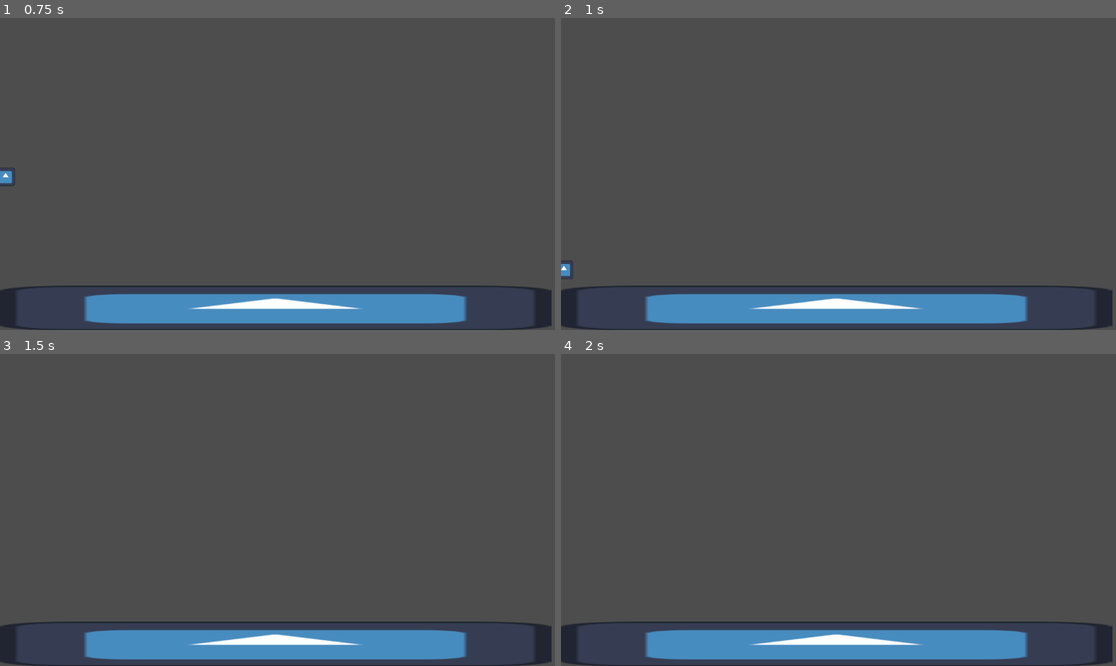
Above: before the commit, frames 1-4 (two rows, left to right).
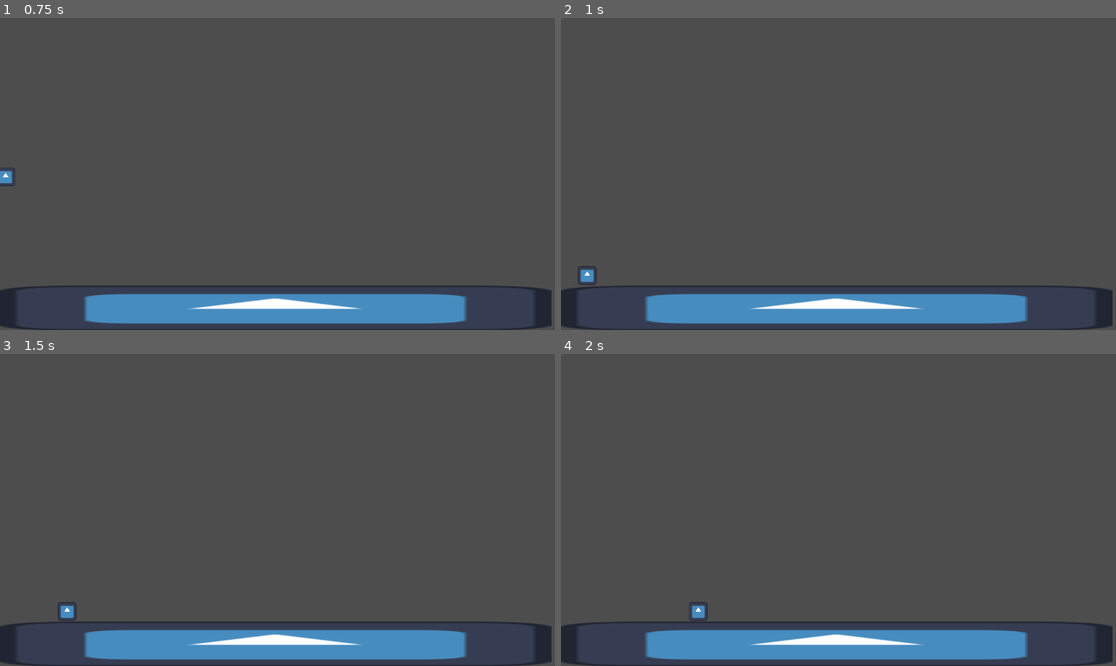
Above: after the commit, the same moments.

Repository: ninjabou/atljam-2024
Game: Godot game, scene res://root.tscn
Two runs of this game, one before a commit and one after it. Both use one fixed random seed, a clock stepped at 60 frames per second and the inputs below. The engine's default icon, where the game draws it, is replaced by a stand-in: a white triangle on a blue panel in a dark square.
Inputs:
- Up to frame 1 (0.75 s): hold Right (action_right) from 0.53 s (still down)
- Up to frame 2 (1 s): keep holding Right (action_right); tap Z (action_jump) at 0.77 s
- Up to frame 3 (1.5 s): keep holding Right (action_right)
- Up to frame 4 (2 s): keep holding Right (action_right); tap Z (action_jump) at 1.52 s

Frame 1 is identical in both runs. In frame 2, 0.2% of the frame differs, in the area x 0-7%, y 77-86%; in frame 3, 0.1%; in frame 4, 0.1%.

Commit message:
fix kick hitbox detection

Diff:
--- a/scenes/player/player.tscn
+++ b/scenes/player/player.tscn
@@ -63,6 +63,34 @@
 "values": [false]
 }
 
+[sub_resource type="Animation" id="Animation_5f1ld"]
+resource_name = "kick_down"
+length = 0.4
+tracks/0/type = "value"
+tracks/0/imported = false
+tracks/0/enabled = true
+tracks/0/path = NodePath(".:kicking")
+tracks/0/interp = 1
+tracks/0/loop_wrap = true
+tracks/0/keys = {
+"times": PackedFloat32Array(0, 0.4),
+"transitions": PackedFloat32Array(1, 1),
+"update": 1,
+"values": [1, 3]
+}
+tracks/1/type = "value"
+tracks/1/imported = false
+tracks/1/enabled = true
+tracks/1/path = NodePath("KickDown:monitoring")
+tracks/1/interp = 1
+tracks/1/loop_wrap = true
+tracks/1/keys = {
+"times": PackedFloat32Array(0, 0.4),
+"transitions": PackedFloat32Array(1, 1),
+"update": 1,
+"values": [true, false]
+}
+
 [sub_resource type="Animation" id="Animation_1u2em"]
 resource_name = "kick_left"
 length = 0.4
@@ -119,34 +147,6 @@
 "values": [2, 3]
 }
 
-[sub_resource type="Animation" id="Animation_5f1ld"]
-resource_name = "kick_down"
-length = 0.4
-tracks/0/type = "value"
-tracks/0/imported = false
-tracks/0/enabled = true
-tracks/0/path = NodePath(".:kicking")
-tracks/0/interp = 1
-tracks/0/loop_wrap = true
-tracks/0/keys = {
-"times": PackedFloat32Array(0, 0.4),
-"transitions": PackedFloat32Array(1, 1),
-"update": 1,
-"values": [1, 3]
-}
-tracks/1/type = "value"
-tracks/1/imported = false
-tracks/1/enabled = true
-tracks/1/path = NodePath("KickDown:monitoring")
-tracks/1/interp = 1
-tracks/1/loop_wrap = true
-tracks/1/keys = {
-"times": PackedFloat32Array(0, 0.4),
-"transitions": PackedFloat32Array(1, 1),
-"update": 1,
-"values": [true, false]
-}
-
 [sub_resource type="AnimationLibrary" id="AnimationLibrary_02wkl"]
 _data = {
 "RESET": SubResource("Animation_wmdhl"),
@@ -168,6 +168,7 @@
 
 [node name="KickRight" type="Area2D" parent="."]
 collision_layer = 2
+collision_mask = 4
 monitoring = false
 
 [node name="CollisionShape2D" type="CollisionShape2D" parent="KickRight"]
@@ -175,6 +176,7 @@
 shape = SubResource("RectangleShape2D_3mty7")
 
 [node name="KickLeft" type="Area2D" parent="."]
+collision_mask = 4
 monitoring = false
 
 [node name="CollisionShape2D" type="CollisionShape2D" parent="KickLeft"]
@@ -183,6 +185,7 @@
 
 [node name="KickDown" type="Area2D" parent="."]
 collision_layer = 2
+collision_mask = 4
 monitoring = false
 
 [node name="CollisionShape2D" type="CollisionShape2D" parent="KickDown"]
